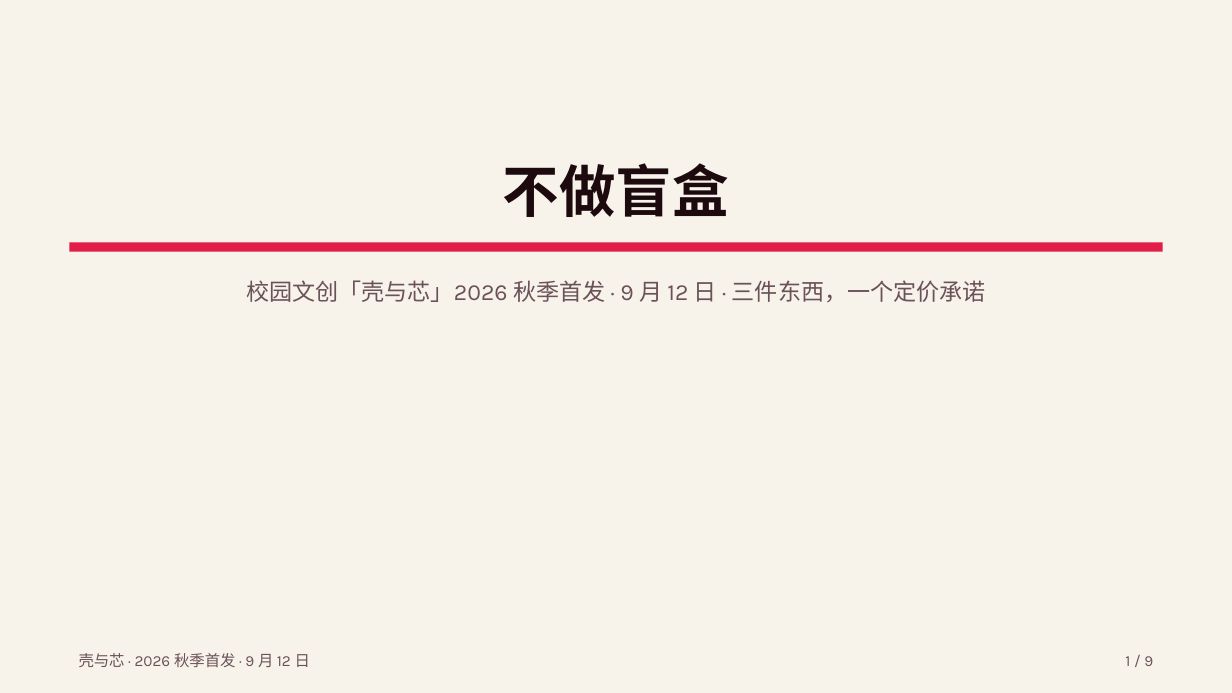
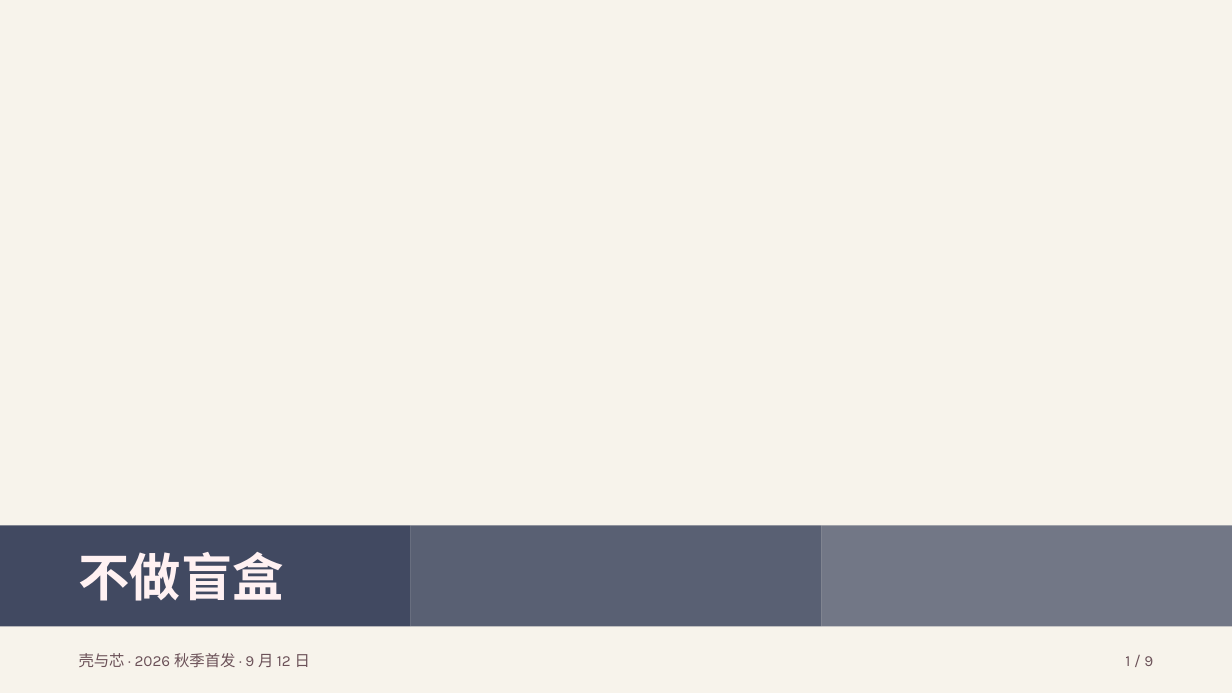
Before and after one commit to elonotalone/asset, a slide deck: slide 1 of public/works/deck/deck-memphis-01.pptx. Drawn at 1232x693 pixels with LibreOffice and Linux fonts; fonts in the diff are those of the drawing; background and template pictures are left out. Boxes give left, top, right and bottom in pixels: in the first picture for what was removed or moved away, otherwise in the second. Text is boxed around its words. In the diff, an @@ line names an element or a change of style, - is before the commit and + after.

```diff
--- a/public/works/deck/deck-memphis-01.pptx
+++ b/public/works/deck/deck-memphis-01.pptx
@@ rectangle removed at box(69, 242, 1163, 251) @@
@@ text removed at box(246, 280, 986, 302) @@
-校园文创「壳与芯」2026 秋季首发 · 9 月 12 日 · 三件东西，一个定价承诺
@@ rectangle added at box(0, 526, 410, 627), fill #28324E at 88% opacity @@
@@ text "不做盲盒": place and size @@
-text "不做盲盒" at box(503, 163, 729, 217)
+text "不做盲盒" at box(79, 552, 284, 601)
@@ text "不做盲盒" at box(79, 552, 284, 601): size 44 to 40 pt, text colour #1C0A0F to #FFF1F2; alignment centre to left; vertical alignment top to middle @@
@@ rectangle added at box(410, 526, 821, 627), fill #28324E at 76% opacity @@
@@ rectangle added at box(822, 526, 1232, 627), fill #28324E at 64% opacity @@
```
Also in this commit, not shown: 9 other files.
